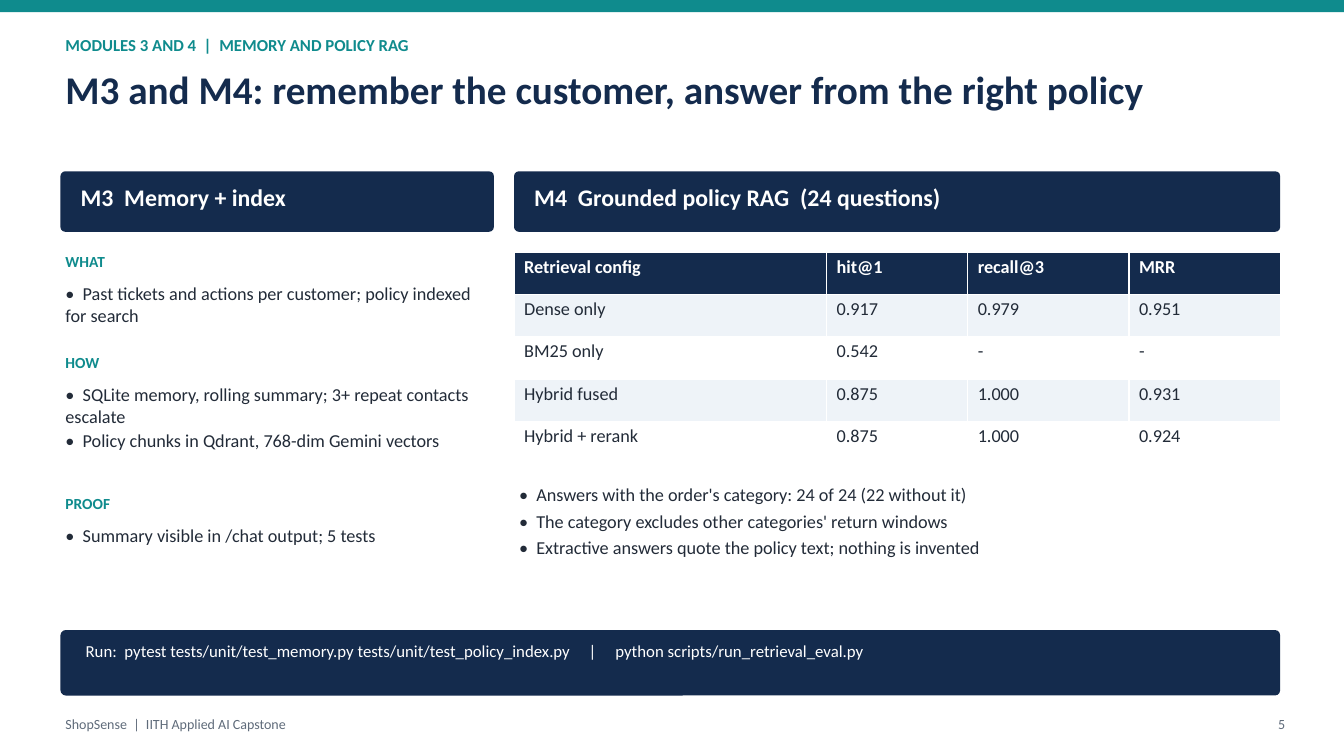
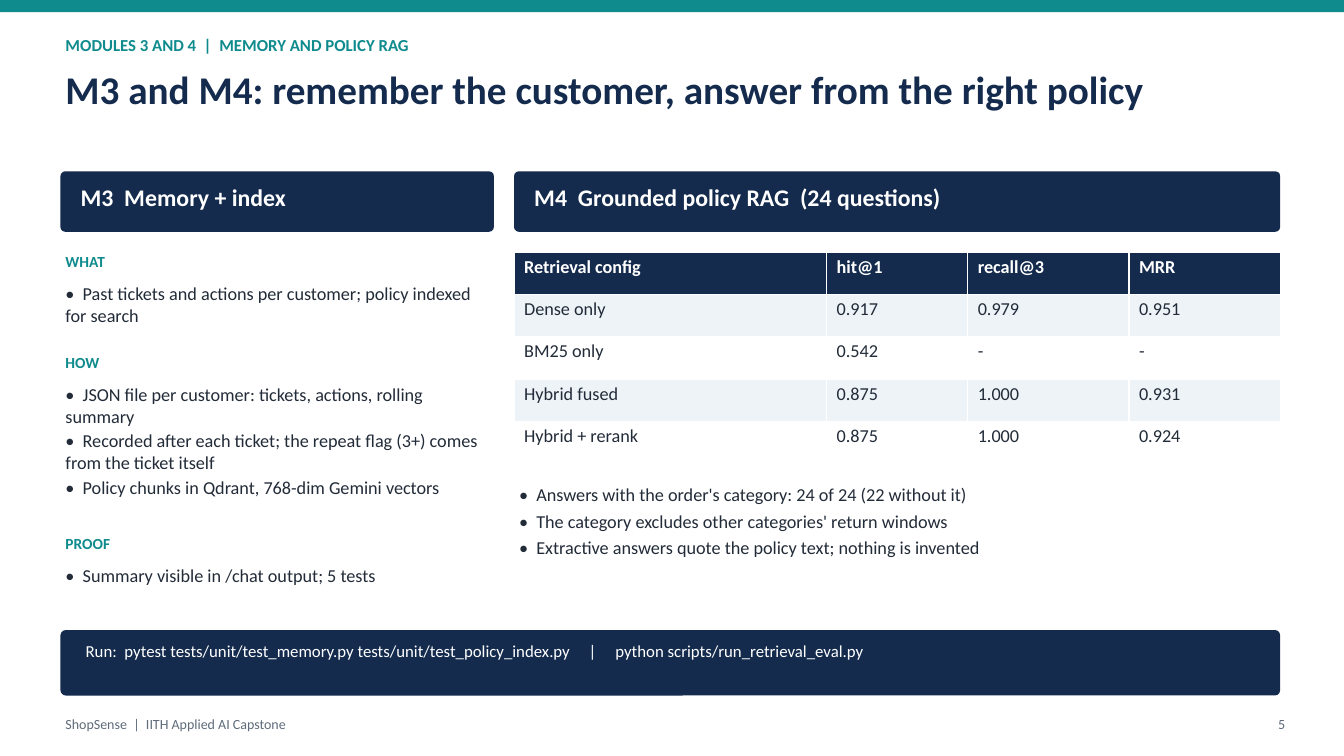
Before and after one commit to abhraj786/iith-ai-capstone-shopsense, a slide deck: slide 5 of docs/deck/iith-ai-capstone-shopsense.pptx. Drawn at 1344x756 pixels with LibreOffice and Linux fonts; fonts in the diff are those of the drawing. Boxes give left, top, right and bottom in pixels: in the first picture for what was removed or moved away, otherwise in the second. Text is boxed around its words. In the diff, an @@ line names an element or a change of style, - is before the commit and + after.

Commit message:
Correct memory description: JSON per customer, not SQLite; memory does not drive repeat escalation

```diff
--- a/docs/deck/iith-ai-capstone-shopsense.pptx
+++ b/docs/deck/iith-ai-capstone-shopsense.pptx
@@ text at box(65, 388, 478, 469): text changed @@
-• SQLite memory, rolling summary; 3+ repeat contacts escalate
+• JSON file per customer: tickets, actions, rolling summary
+• Recorded after each ticket; the repeat flag (3+) comes from the ticket itself
@@ text "PROOF": place and size @@
-text "PROOF" at box(65, 499, 110, 509)
+text "PROOF" at box(65, 539, 110, 549)
@@ text "• Summary visible in /chat ...": place and size @@
-text "• Summary visible in /chat ..." at box(83, 529, 376, 545)
+text "• Summary visible in /chat ..." at box(83, 569, 376, 585)
```
Also in this commit, not shown: 2 other files.
